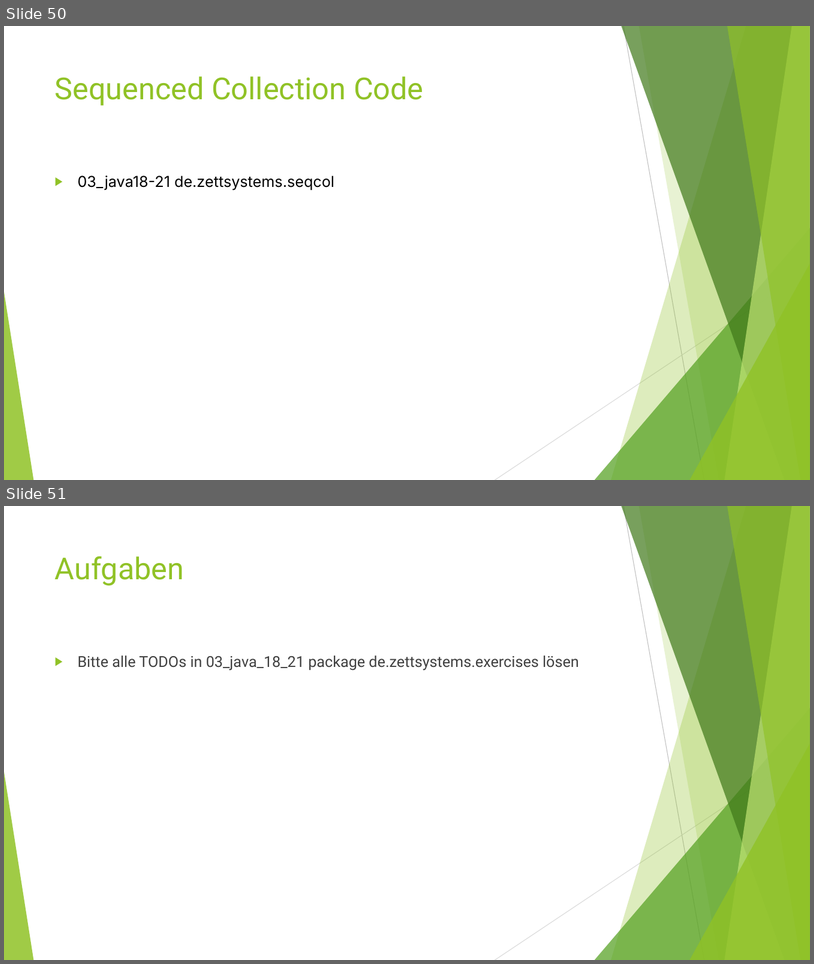
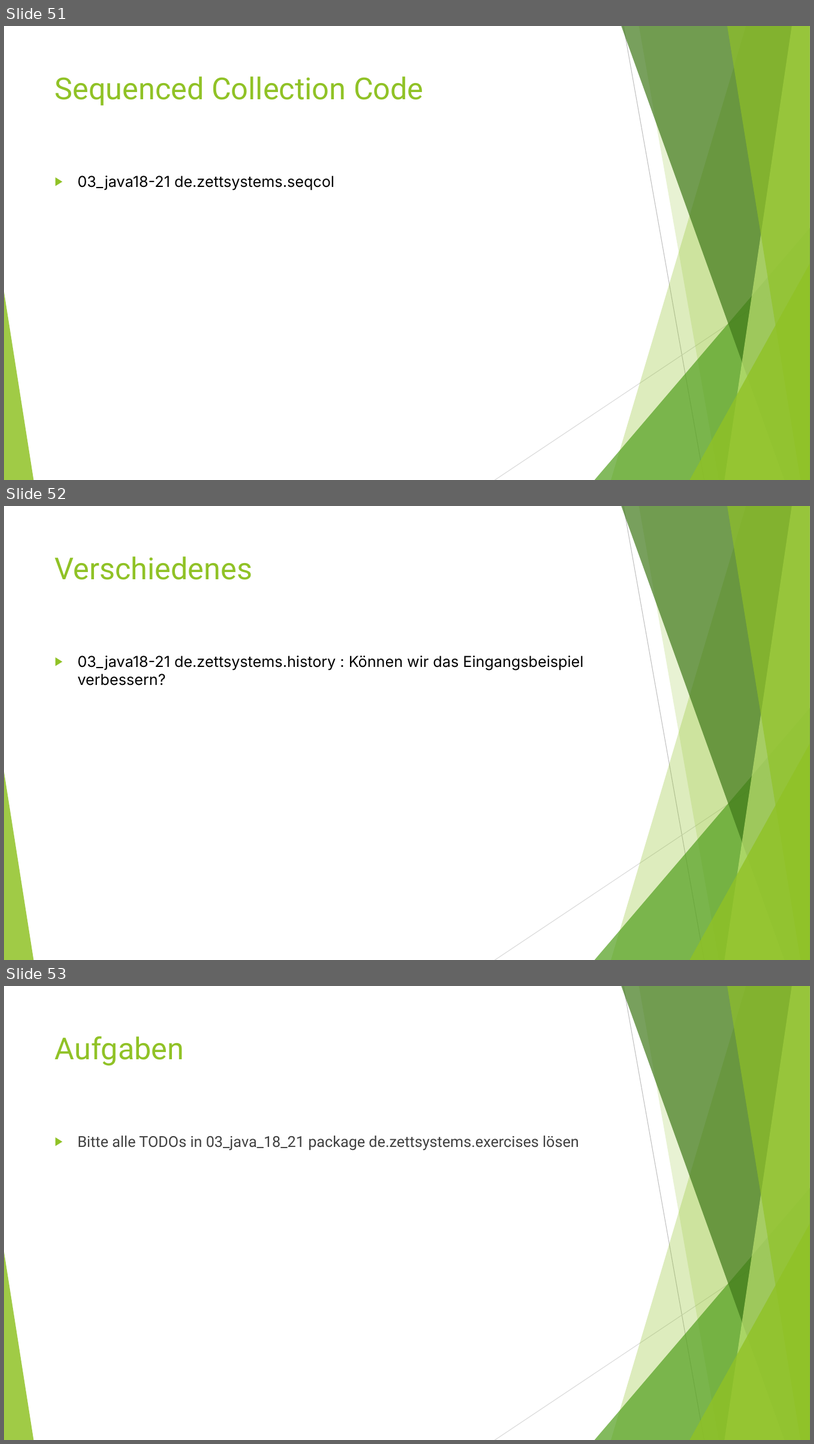
Before and after one commit to MichaelZett/20240409_java1221, a slide deck: Neuerungen_Java_18.pptx. Shown one above the other, each under a label of ours: slides 50 and 51 before the commit, slides 51, 52 and 53 after it. The pictures are 814x964 and 814x1444 pixels, drawn with LibreOffice and Linux fonts; fonts in the diff are those of the drawing. Boxes give left, top, right and bottom in pixels: in the first picture for what was removed or moved away, otherwise in the second. Text is boxed around its words. In the diff, an @@ line names an element or a change of style, - is before the commit and + after.

```diff
--- a/Neuerungen_Java_18.pptx
+++ b/Neuerungen_Java_18.pptx
@@ slide 52 added at [4,506,810,960], background #FFFFFF; not listed: 10 template elements that a slide beside it also shows @@
@@ title added at [55,556,252,580], 36 pt, text #90C226 @@
+Verschiedenes
@@ text added at [78,655,584,685], 18 pt, text #000000 @@
+▶ 03_java18-21 de.zettsystems.history : Können wir das Eingangsbeispiel verbessern?
@@ what was slide 50 is now slide 51 @@
@@ what was slide 51 is now slide 53 @@
```
Also in this commit, not shown: 2 slides changed, 2 other slides added, 7 other files.
